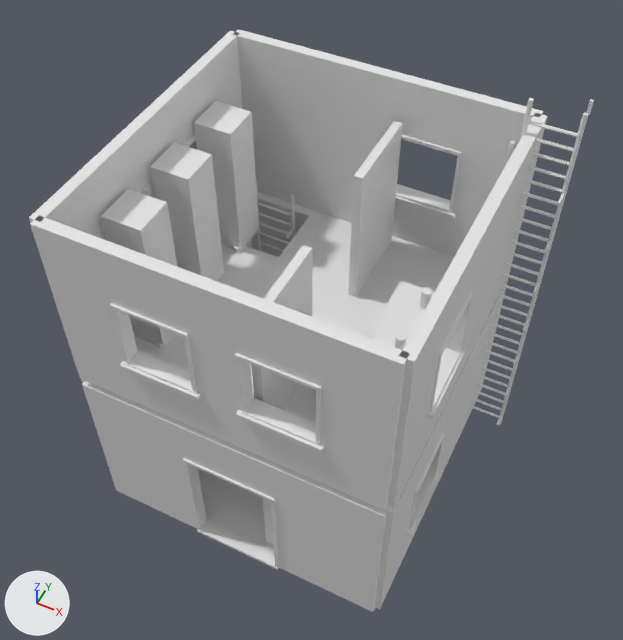
What one commit did to the OBJ model verdant-exchange-r1/Assets/uplink-data-exchange-state-2.obj.
Before and after are seen from a camera (50 mm lens) standing at (4.21, -8.22, 13.7) and looking at (0.16, -0.12, 3.57). The axes (+X, +Y, +Z) are drawn at lower left. The lights are the same throughout. The first picture is the older version. Where no turn or scale is listed for an object, it has been applied to the vertices.

Objects in the first picture: 'uplink-data-exchange-state-2'.
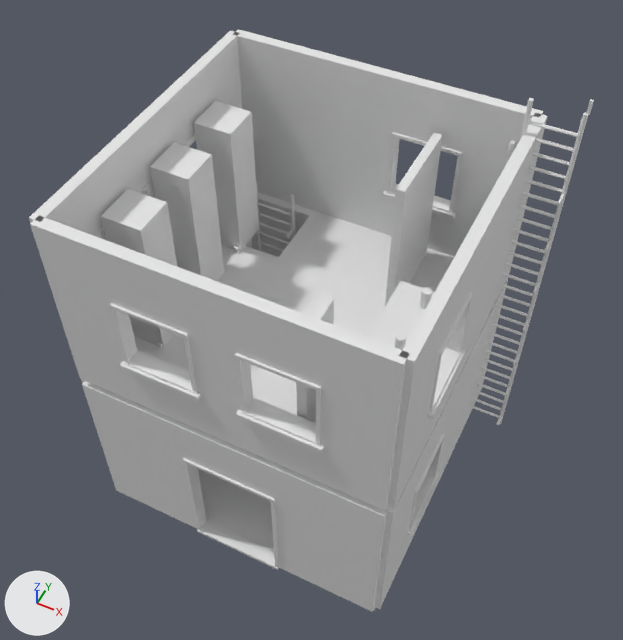
Boxes [x1, y1, x2, y2] around the edits, measured in the pictures (623 x 640 px; the box of a moved part takes in the faces that stretch with it):
part 1 of me_uplink_data_exchange_state_2, moved or reshaped (not visible afterwards)
    before: [262, 497, 274, 545]
part 2 of me_uplink_data_exchange_state_2, moved or reshaped
    before: [348, 121, 403, 297]
    after: [385, 133, 443, 306]
part 3 of me_uplink_data_exchange_state_2, moved or reshaped
    before: [252, 245, 312, 410]
    after: [296, 295, 334, 423]

The change, as a diff of the scene's bpy script:
```diff
--- a/verdant-exchange-r1/Assets/uplink-data-exchange-state-2.obj.py
+++ b/verdant-exchange-r1/Assets/uplink-data-exchange-state-2.obj.py
@@ me_uplink_data_exchange_state_2 @@
 me_uplink_data_exchange_state_2.from_pydata(...)  # 2822 vertices, 4804 faces; spans x -2.67..3.2, y -2.67..2.67, z 0.0..7.25
 # used by ob_uplink_data_exchange_state_2; location = (0.0, 0.0, 0.0)
+# me_uplink_data_exchange_state_2 part 1: the loose piece of 12 vertices spanning x 0.38..0.52, y -2.28..-0.8, z 0.16..2.61 is scaled about its middle by (1, 0.527, 1), then moved by (0.65, -0.35, 0.0)
+# me_uplink_data_exchange_state_2 part 2: the loose piece of 12 vertices spanning x 0.38..0.52, y 0.8..2.28, z 3.4..5.86 is moved by (0.65, 0.0, 0.0)
+# me_uplink_data_exchange_state_2 part 3: the loose piece of 12 vertices spanning x 0.38..0.52, y -2.28..-0.8, z 3.4..5.86 is scaled about its middle by (1, 0.527, 1), then moved by (0.65, -0.35, 0.0)
```
